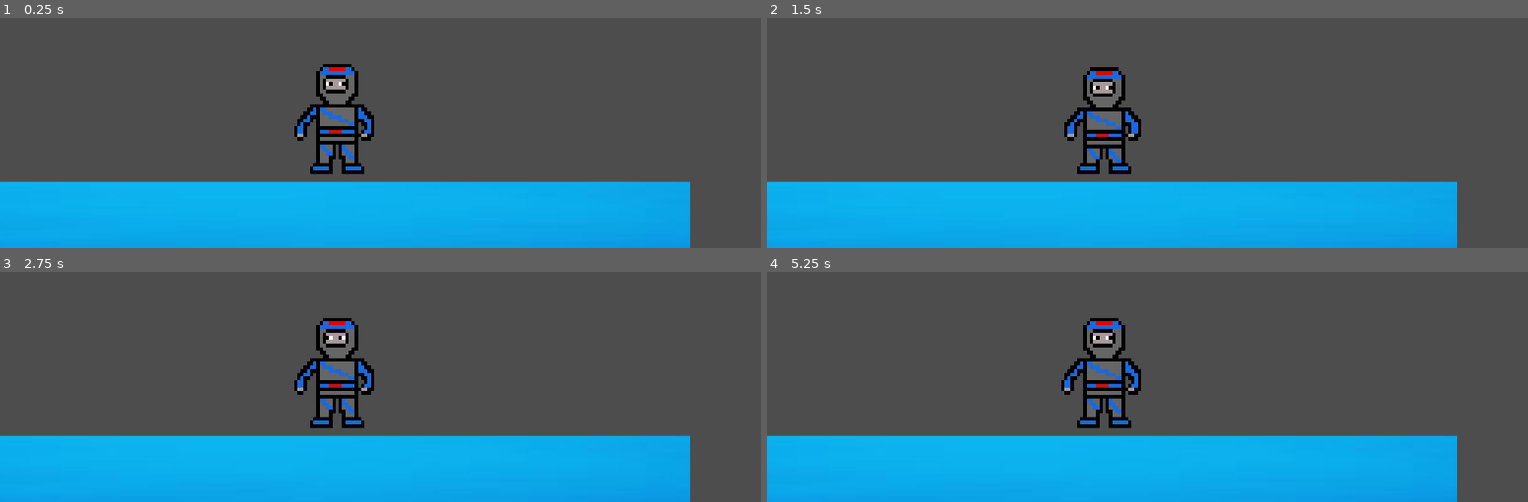
Above: before the commit, frames 1-4 (two rows, left to right).
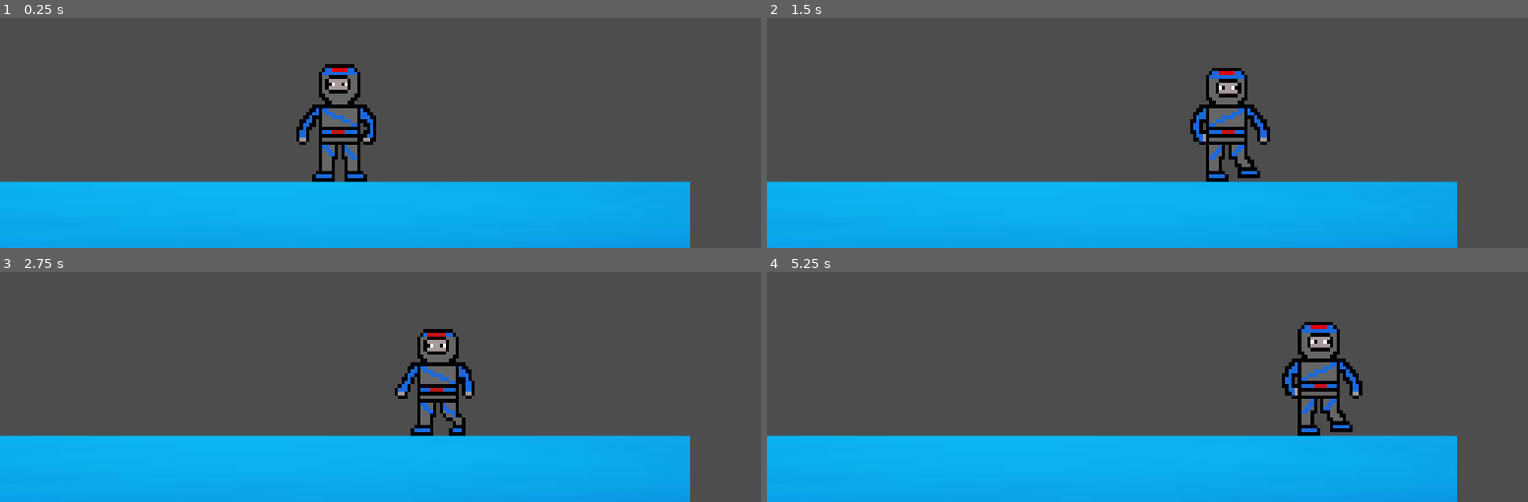
Above: after the commit, the same moments.

Repository: Ninjadude01/Good-Version
Game: Godot game, scene res://scenes/main.tscn
The game is run twice, just before and just after one commit, with the same random seed, the same clock (stepped at 60 frames per second) and the same inputs. The project has no main scene, so this scene is started directly.
Inputs:
- Up to frame 1 (0.25 s): no input
- Up to frame 2 (1.5 s): tap Enter at 0.5 s; hold D (Right) from 0.53 s (still down); tap Alt at 0.6 s; tap W (Up) at 0.77 s; tap Shift at 1.35 s
- Up to frame 3 (2.75 s): tap W (Up) at 1.52 s; release D (Right) at 2.03 s; hold A (Left) from 2.03 s (still down); tap Alt at 2.1 s
- Up to frame 4 (5.25 s): release A (Left) at 2.78 s; hold D (Right) 2.78-4.28 s; tap Shift at 2.85, 4.35 s; tap W (Up) at 3.02, 3.77, 4.52 s; tap Alt at 3.6, 5.1 s; hold A (Left) 4.28-5.03 s; hold D (Right) from 5.03 s (still down)

The runs differ from the first frame. In frame 1, 1.8% of the frame differs, in the area x 38-50%, y 20-72%; in frame 2, 5.9%; in frame 3, 5.8%; in frame 4, 6.1%, in the area x 38-79%, y 20-72%.

Commit message:
Revert "bug"
This reverts commit f7c3e8f5eeb43fad87ef6018985b118ef19cc041.

Diff:
--- a/scenes/main.tscn
+++ b/scenes/main.tscn
@@ -9,7 +9,7 @@
 [node name="Main" type="Node2D"]
 
 [node name="Player" parent="." instance=ExtResource("1_o5qli")]
-position = Vector2(827, 756)
+position = Vector2(833, 722)
 
 [node name="StaticBody2D" type="StaticBody2D" parent="."]
 position = Vector2(823, 1012)
--- a/scenes/player.tscn
+++ b/scenes/player.tscn
@@ -1,5 +1,6 @@
-[gd_scene load_steps=16 format=3 uid="uid://3f7lyskftp0l"]
+[gd_scene load_steps=17 format=3 uid="uid://3f7lyskftp0l"]
 
+[ext_resource type="Script" uid="uid://cb6k1oo625rgh" path="res://scripts/player.gd" id="1_qlg0r"]
 [ext_resource type="Texture2D" uid="uid://bewpocp7s0k6v" path="res://assets/images2/player/Ninja drawing5 (1).png" id="2_dqkch"]
 [ext_resource type="Texture2D" uid="uid://cghdq3f1fq332" path="res://assets/images2/player/Ninja jump.png" id="3_qlg0r"]
 [ext_resource type="Texture2D" uid="uid://hkiywh4rvyi4" path="res://assets/images2/player/ninja walk.png" id="4_tuyoq"]
@@ -100,6 +101,7 @@
 
 [node name="Player" type="CharacterBody2D"]
 position = Vector2(158, 30)
+script = ExtResource("1_qlg0r")
 
 [node name="AnimatedSprite2D" type="AnimatedSprite2D" parent="."]
 texture_filter = 1
